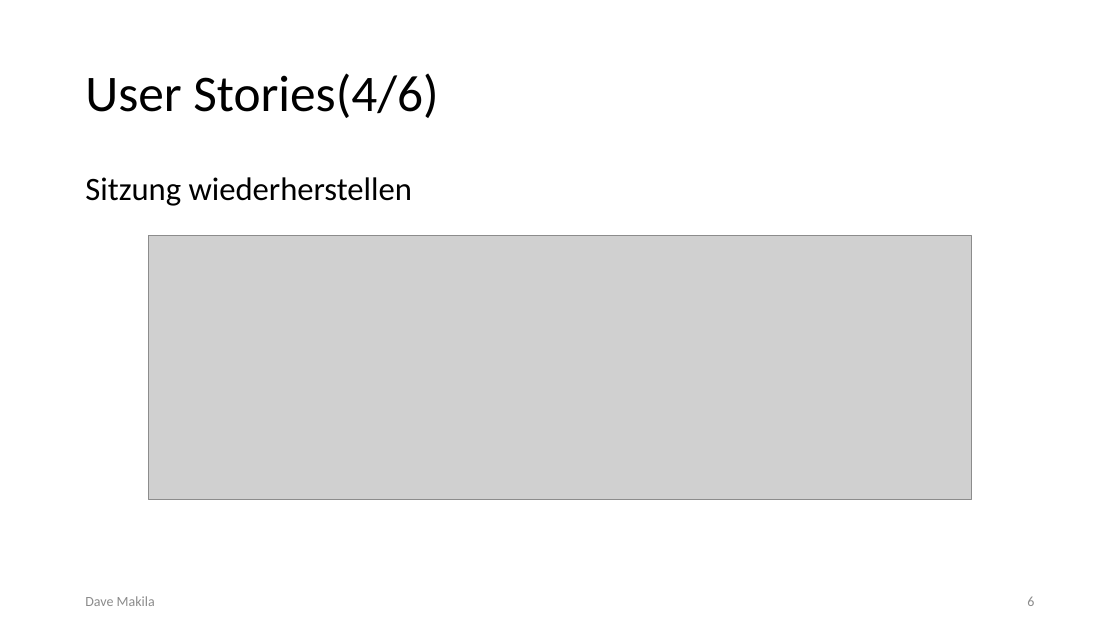
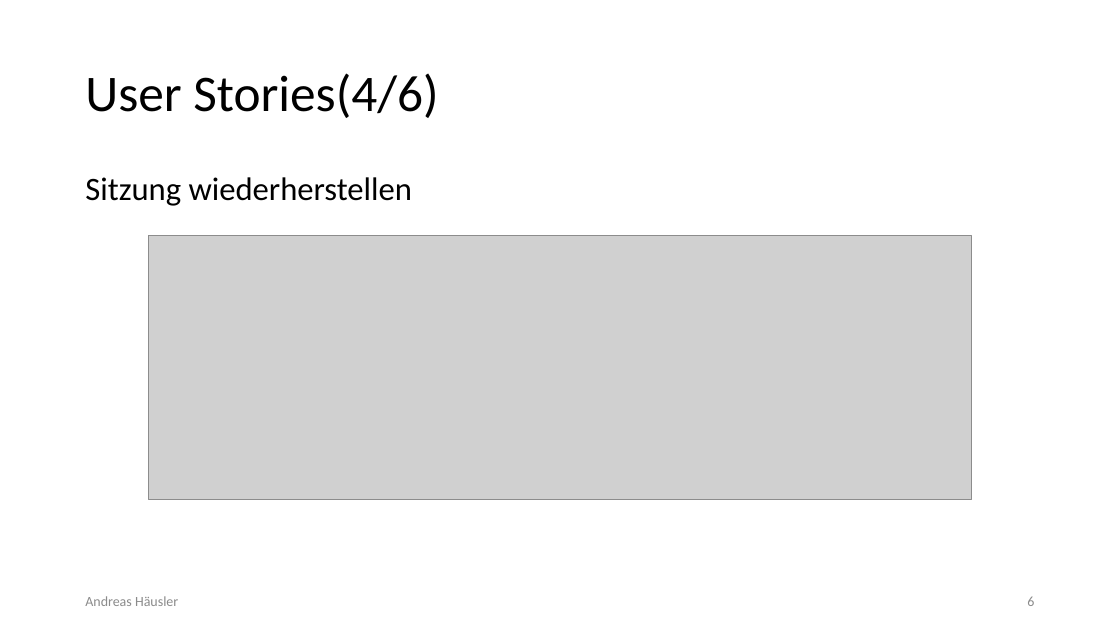
Before and after one commit to kastenfrosch/SEP, a slide deck: slide 6 of Dokumentation/Iteration2/II._Iteration_Praesentation.pptx. Drawn at 1120x630 pixels with LibreOffice and Linux fonts; fonts in the diff are those of the drawing; grey boxes stand for pictures. Boxes give left, top, right and bottom in pixels: in the first picture for what was removed or moved away, otherwise in the second. Text is boxed around its words. In the diff, an @@ line names an element or a change of style, - is before the commit and + after.

```diff
--- a/Dokumentation/Iteration2/II._Iteration_Praesentation.pptx
+++ b/Dokumentation/Iteration2/II._Iteration_Praesentation.pptx
@@ text at (x1=85, y1=596, x2=178, y2=606): text changed @@
-Dave Makila
+Andreas Häusler
```
Also in this commit, not shown: 8 other slides changed, 1 slide added, 1 other file.
